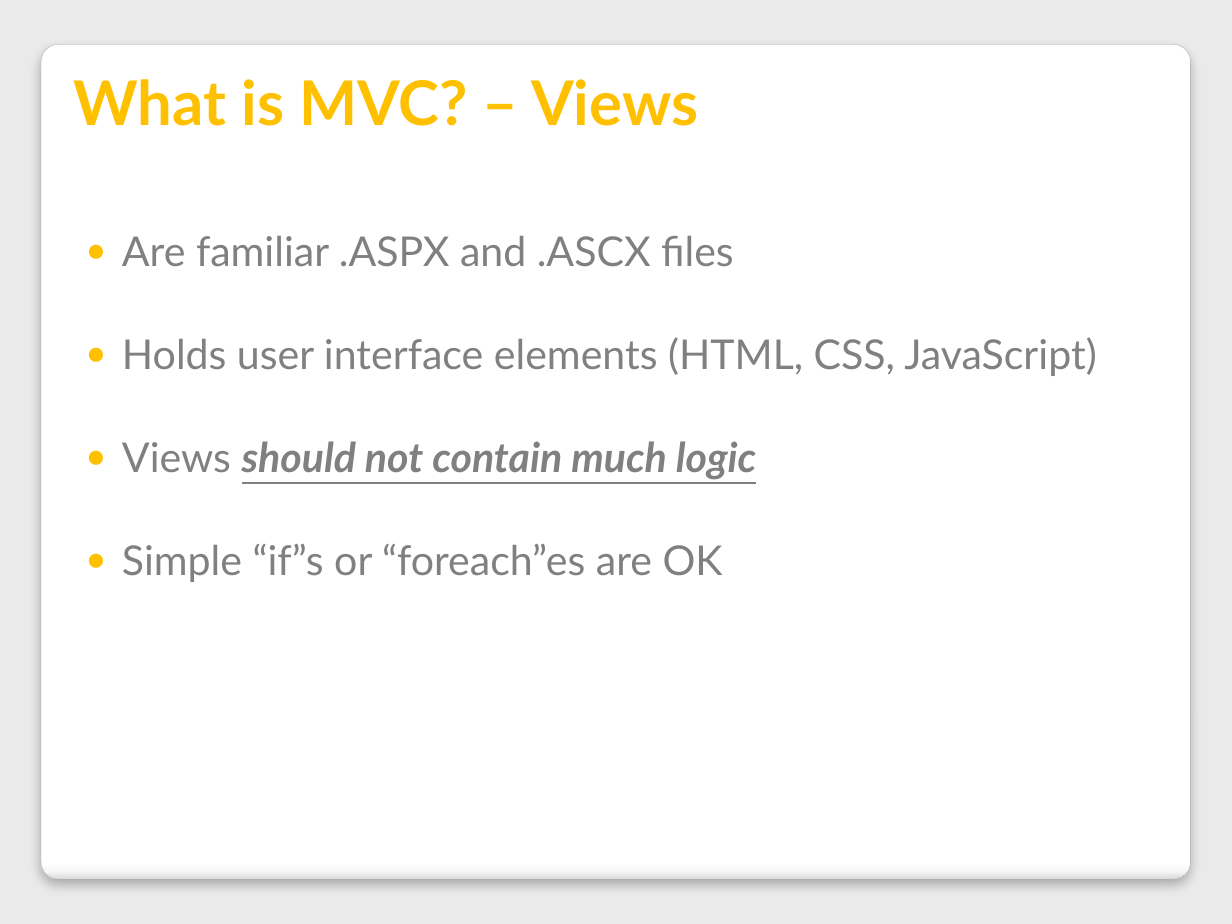
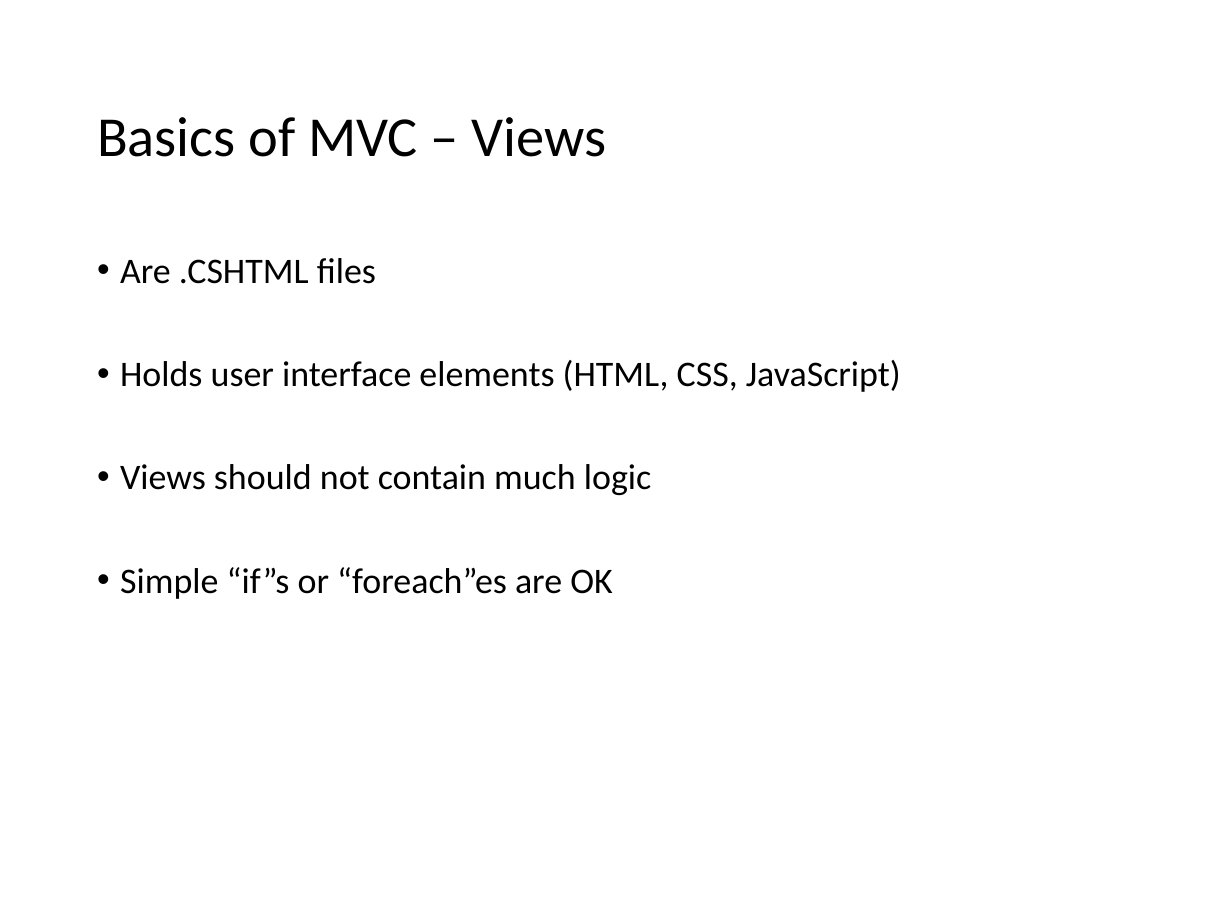
Before and after one commit to VolareSoftware/Presentations, a slide deck: slide 7 of Intro to MVC and Web API - Denver Dev Days/Introduction to MVC and Web API.pptx (slide 4 before the commit). Drawn at 1232x924 pixels with LibreOffice and Linux fonts; fonts in the diff are those of the drawing. Boxes give left, top, right and bottom in pixels: in the first picture for what was removed or moved away, otherwise in the second. Text is boxed around its words. In the diff, an @@ line names an element or a change of style, - is before the commit and + after.

Commit message:
updaate styles and grab old content, still need to update and add new stuff

```diff
--- a/Intro to MVC and Web API - Denver Dev Days/Introduction to MVC and Web API.pptx
+++ b/Intro to MVC and Web API - Denver Dev Days/Introduction to MVC and Web API.pptx
@@ background #EAEAEA to #FFFFFF @@
@@ rounded rectangle removed at [41, 44, 1190, 880] @@
@@ title "Basics of MVC – Views" at [97, 117, 606, 157]: vertical alignment bottom to middle @@
@@ title at [97, 117, 606, 157]: text changed; size 36 to 33 pt; font Lato to Calibri; text colour #FFC000 to #000000; bold off @@
-What is MVC? – Views
+Basics of MVC – Views
@@ text "Are .CSHTML files": place and size @@
-text "Are .CSHTML files" at [122, 236, 1096, 582]
+text "Are .CSHTML files" at [120, 258, 901, 599]
@@ text at [120, 258, 376, 284]: text changed; size 24 to 21 pt; font Lato to Calibri; text colour #808080 to #000000 @@
-● Are familiar .ASPX and .ASCX files
+• Are .CSHTML files
@@ text at [120, 360, 901, 599]: size 24 to 21 pt, font Lato to Calibri, text colour #808080 to #000000 in "Holds user interface elements (HTML, CSS, JavaScript)", "Views should not contain much logic", "Simple “if”s or “foreach”es are OK"; bold off, italic off, underline off in "should not contain much logic"; bullet ● to •; line spacing 2 to 0.9; more space between paragraphs @@
```
Also in this commit, not shown: 14 other slides changed, 10 slides added, 8 slides removed.
